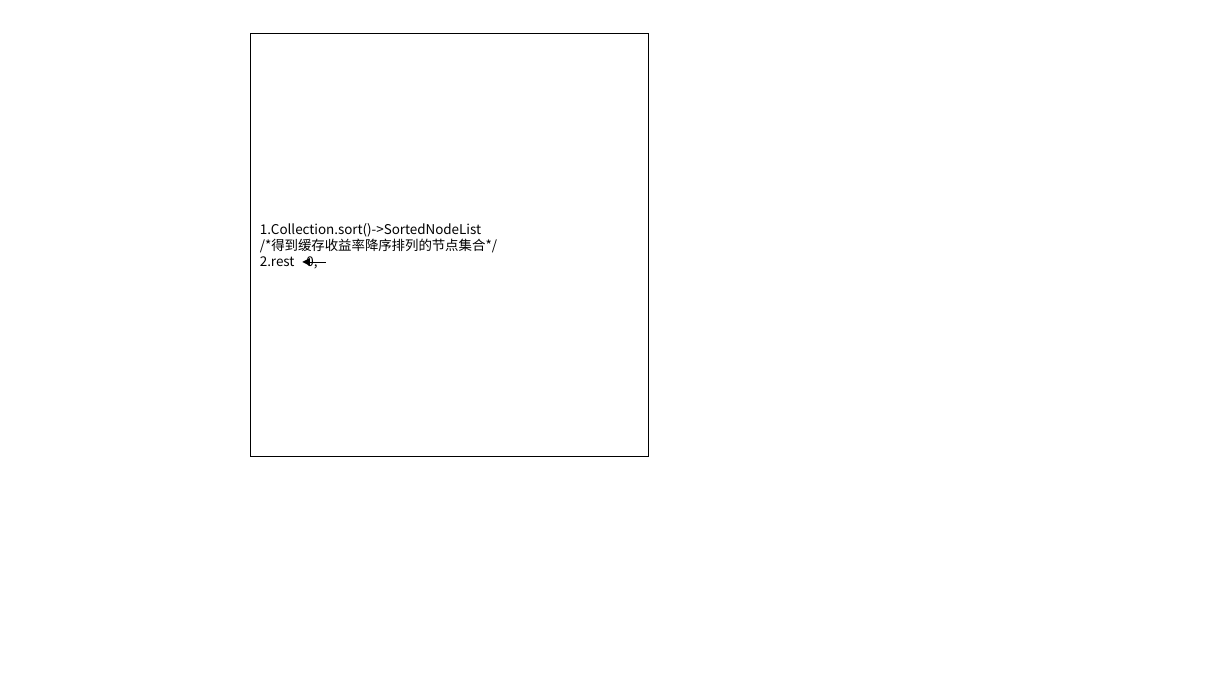
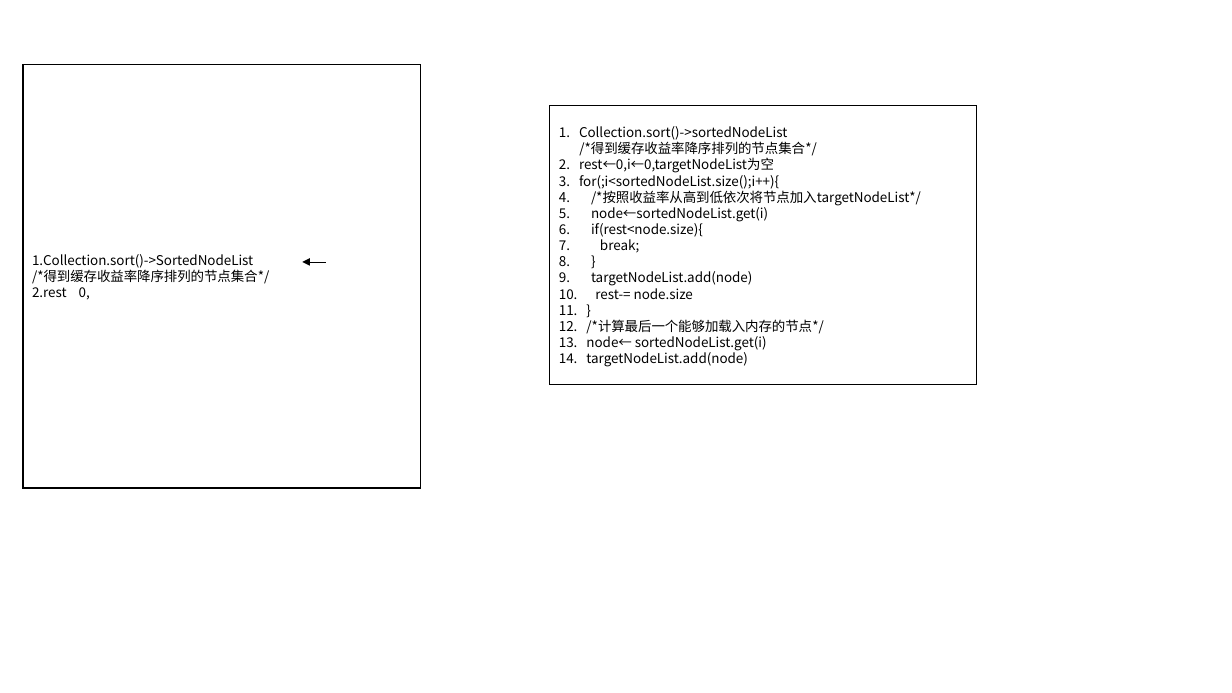
Before and after one commit to yayadi23/BIM, a slide deck: slide 45 of 毕业论文资料/毕业论文图 [自动保存的].pptx. Drawn at 1232x693 pixels with LibreOffice and Linux fonts; fonts in the diff are those of the drawing. Boxes give left, top, right and bottom in pixels: in the first picture for what was removed or moved away, otherwise in the second. Text is boxed around its words. In the diff, an @@ line names an element or a change of style, - is before the commit and + after.

```diff
--- a/毕业论文资料/毕业论文图 [自动保存的].pptx
+++ b/毕业论文资料/毕业论文图 [自动保存的].pptx
@@ rectangle "1.Collection.sort()->SortedNodeList": place and size @@
-rectangle "1.Collection.sort()->SortedNodeList" at <box>250,33,649,457</box>
+rectangle "1.Collection.sort()->SortedNodeList" at <box>23,65,421,488</box>
@@ rectangle added at <box>550,106,977,385</box>, fill #FFFFFF, outline #000000 1 pt, 10.5 pt, text #000000 @@
+1. Collection.sort()->sortedNodeList
+/*得到缓存收益率降序排列的节点集合*/
+2. rest←0,i←0,targetNodeList为空
+3. for(;i<sortedNodeList.size();i++){
+4. /*按照收益率从高到低依次将节点加入targetNodeList*/
+5. node←sortedNodeList.get(i)
+6. if(rest<node.size){
+7. break;
+8. }
+9. targetNodeList.add(node)
+10. rest-= node.size
+11. }
+12. /*计算最后一个能够加载入内存的节点*/
+13. node← sortedNodeList.get(i)
+14. targetNodeList.add(node)
```
Also in this commit, not shown: 4 slides added, 13 other files.
